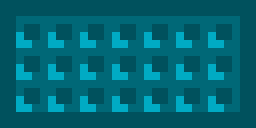
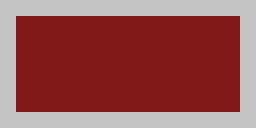
Comparing the layer stacks of the two (256, 128) images. Changes:
painted on "Ebene 1" over [0, 0, 256, 128]
hid "Ebene 0" over [0, 0, 256, 128]
